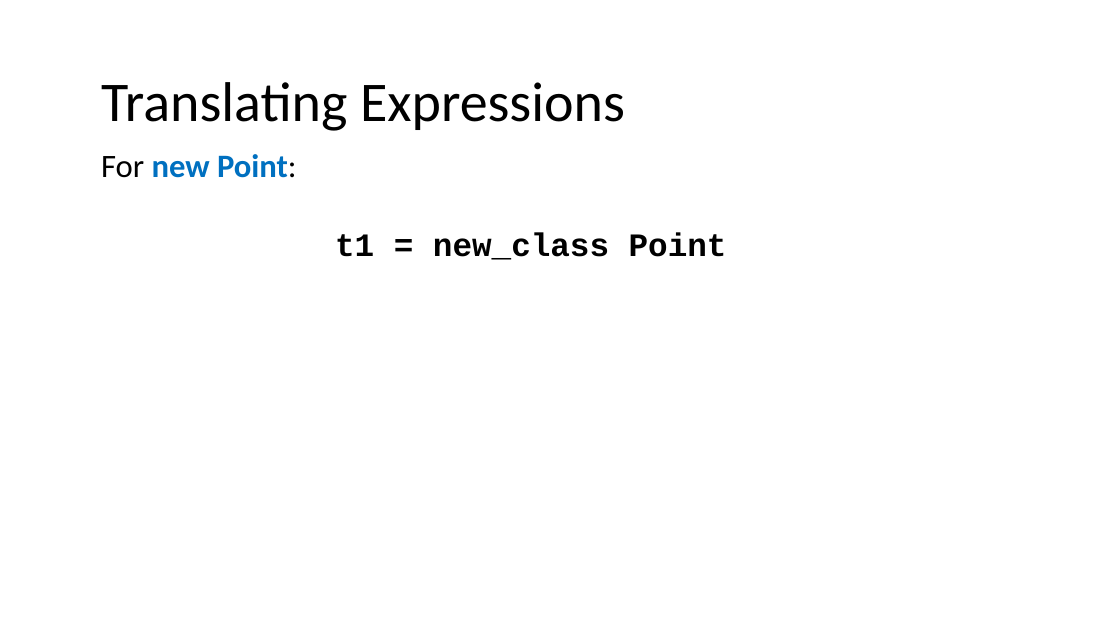
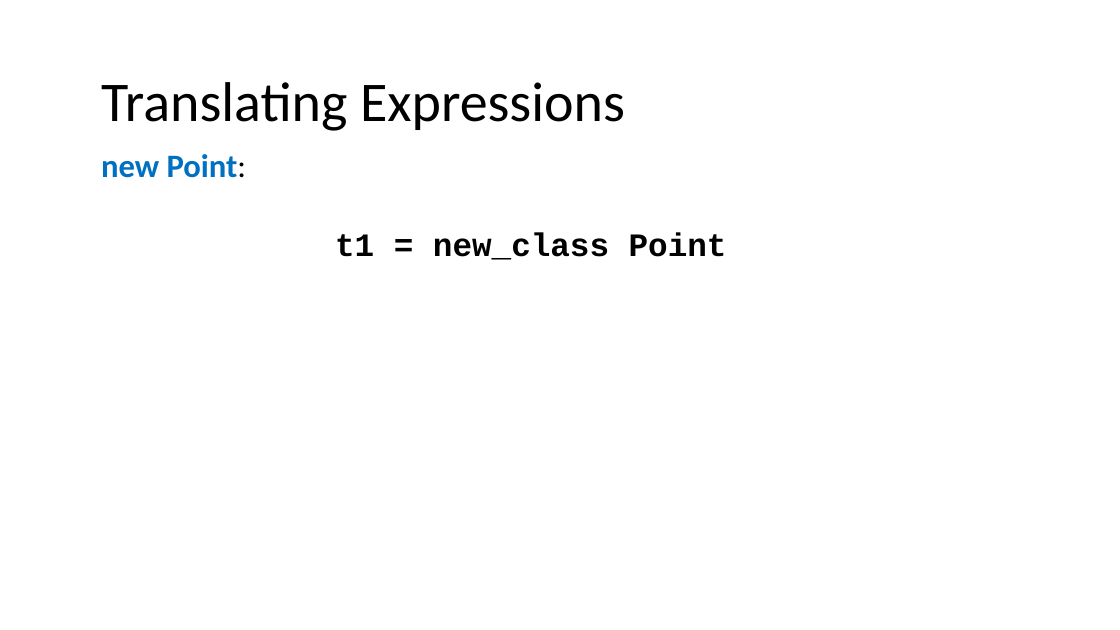
Before and after one commit to nivshani/compilation, a slide deck: slide 34 of slides/IR.pptx. Drawn at 1120x630 pixels with LibreOffice and Linux fonts; fonts in the diff are those of the drawing. Boxes give left, top, right and bottom in pixels: in the first picture for what was removed or moved away, otherwise in the second. Text is boxed around its words. In the diff, an @@ line names an element or a change of style, - is before the commit and + after.

```diff
--- a/slides/IR.pptx
+++ b/slides/IR.pptx
@@ text at [101,154,247,178]: text changed @@
-For new Point:
+new Point:
```
Also in this commit, not shown: 21 other slides changed, 1 other file.
